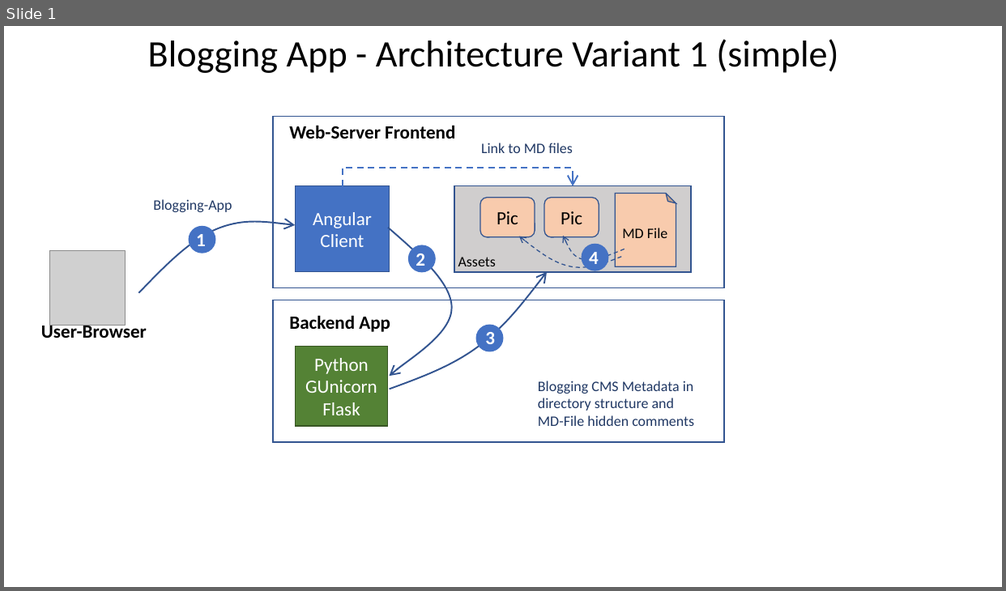
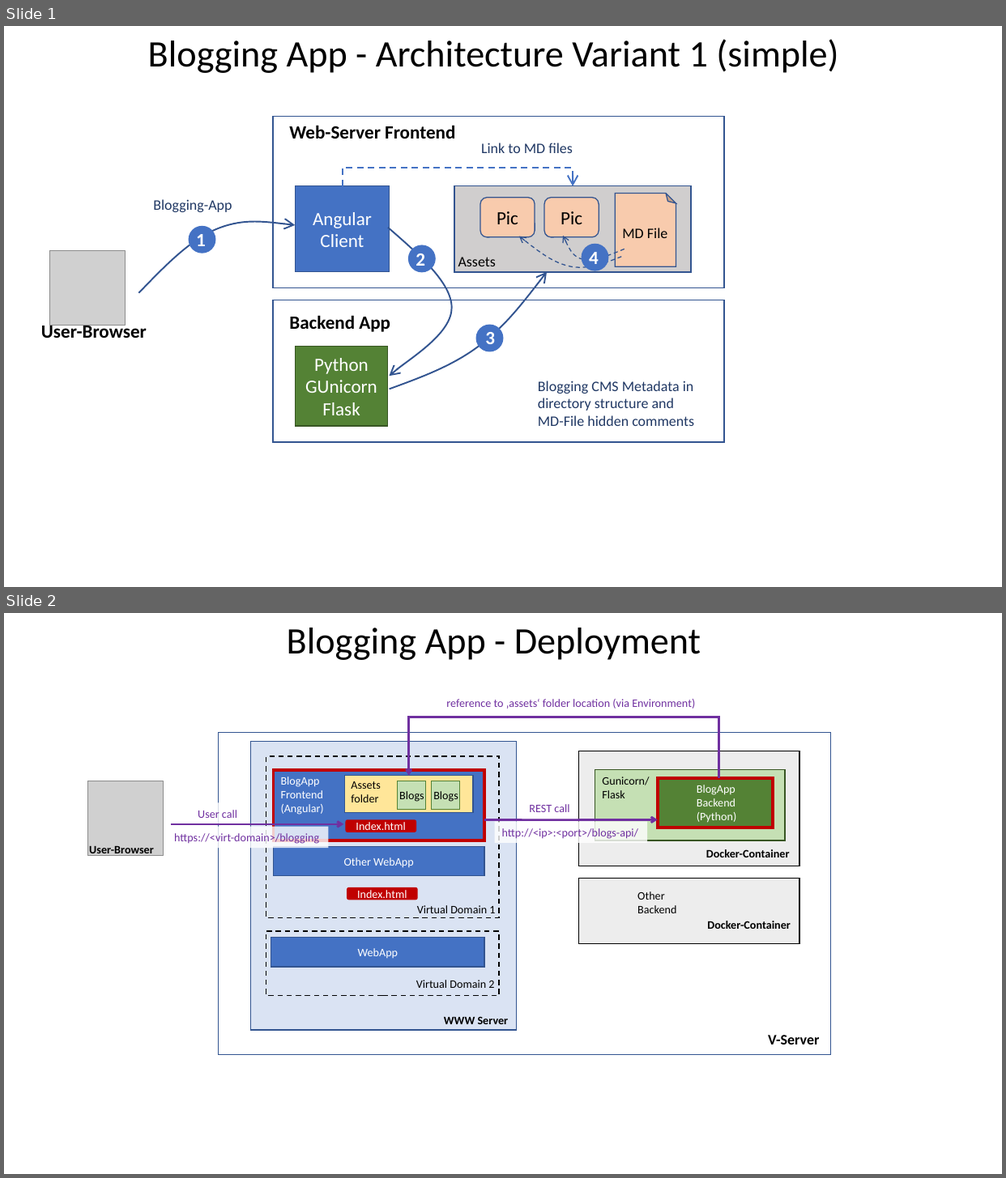
Before and after one commit to hdwinkel/winkels-blog-app, a slide deck: doc/blogging-app.pptx. Shown one above the other, each under a label of ours: slide 1 before the commit, slides 1 and 2 after it. The pictures are 1006x591 and 1006x1178 pixels, drawn with LibreOffice and Linux fonts; fonts in the diff are those of the drawing; grey boxes stand for pictures. Boxes give left, top, right and bottom in pixels: in the first picture for what was removed or moved away, otherwise in the second. Text is boxed around its words. In the diff, an @@ line names an element or a change of style, - is before the commit and + after.

Commit message:
modify docs

```diff
--- a/doc/blogging-app.pptx
+++ b/doc/blogging-app.pptx
@@ slide 2 added at <box>4,613,1002,1174</box>, background #FFFFFF @@
@@ title added at <box>287,628,701,660</box>, 36 pt, text #000000 @@
+Blogging App - Deployment
@@ group added at <box>88,692,831,1055</box>: 17 rectangles, 14 texts, 2 rounded rectangles, 2 arrows, 1 elbow arrow, 1 picture @@
+V-Server
+WWW Server
+BlogApp
+Frontend
+(Angular)
+Other WebApp
+Virtual Domain 1
+WebApp
+Virtual Domain 2
+Assets
+folder
+Blogs
+Blogs
+Index.html
+Index.html
+Docker-Container
+Gunicorn/
+Flask
+BlogApp
+Backend
+(Python)
+Docker-Container
+Other Backend
+http://<ip>:<port>/blogs-api/
+reference to ‚assets‘ folder location (via Environment)
+https://<virt-domain>/blogging
+User-Browser
+REST call
+User call
```
